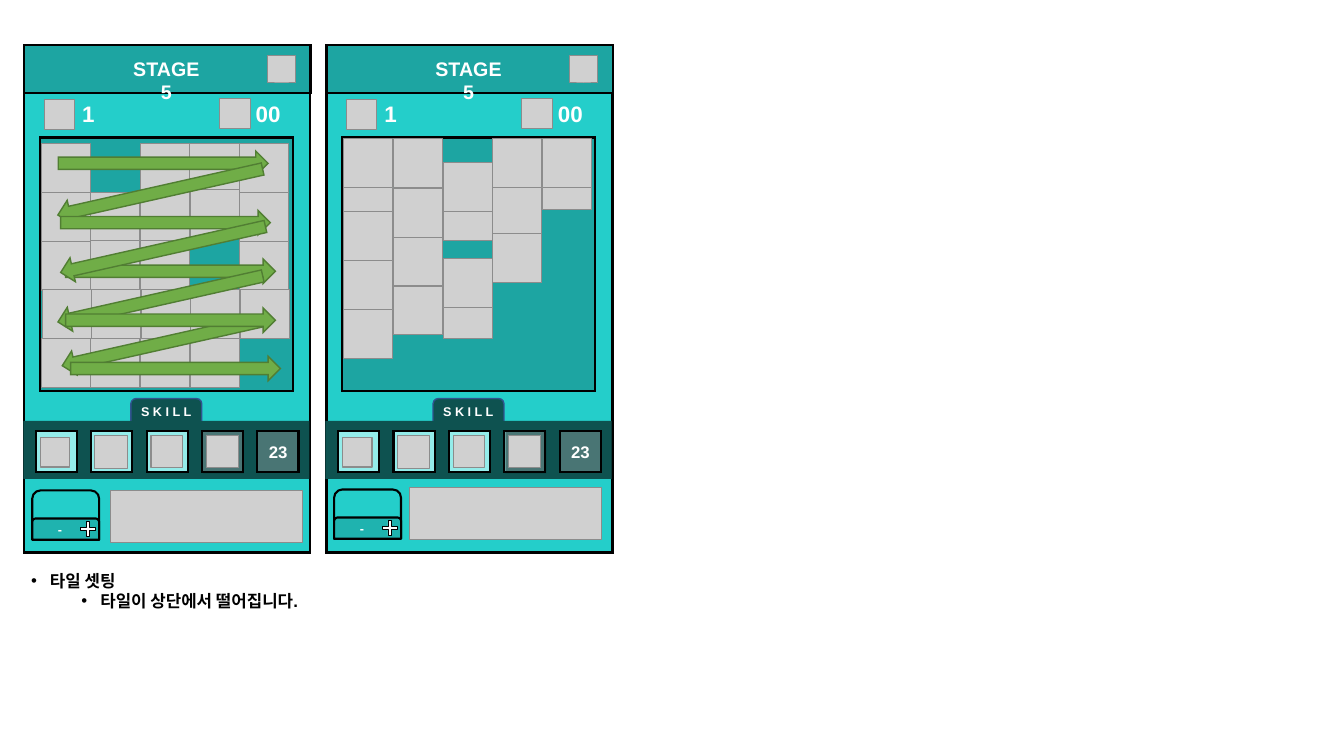
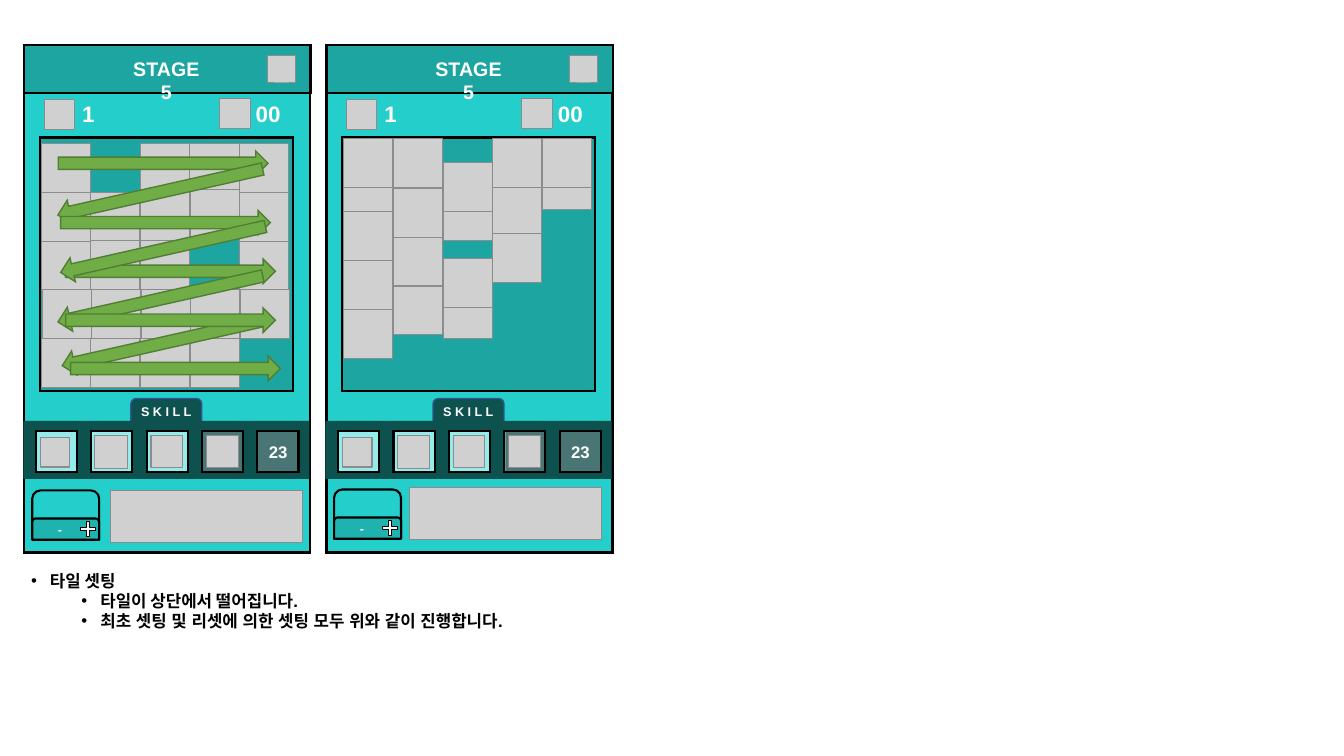
Before and after one commit to PenguinPistol/Sliding_Puzzle_Battle, a slide deck: slide 34 of 기획서/Slide Puzzle Battle UI & Animation 1.1.pptx. Drawn at 1344x756 pixels with LibreOffice and Linux fonts; fonts in the diff are those of the drawing; grey boxes stand for pictures; background and template pictures are left out. Boxes give left, top, right and bottom in pixels: in the first picture for what was removed or moved away, otherwise in the second. Text is boxed around its words. In the diff, an @@ line names an element or a change of style, - is before the commit and + after.

```diff
--- a/기획서/Slide Puzzle Battle UI & Animation 1.1.pptx
+++ b/기획서/Slide Puzzle Battle UI & Animation 1.1.pptx
@@ text at <box>100,612,502,629</box>: paragraph added @@
+  • 최초 셋팅 및 리셋에 의한 셋팅 모두 위와 같이 진행합니다.
```
Also in this commit, not shown: 6 other slides changed, 2 other files.
